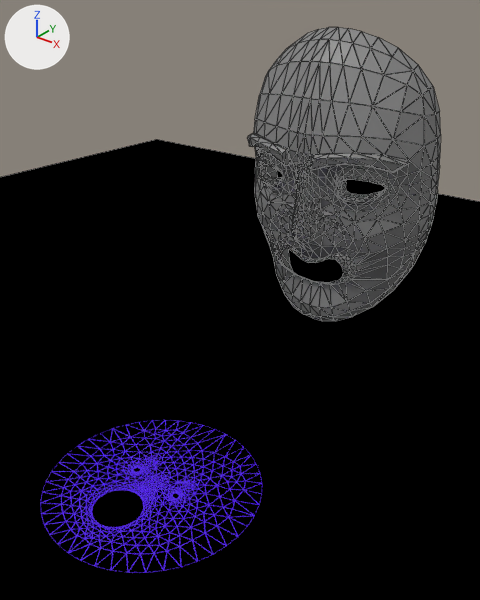
The Blender file UV_TikTok_Animations.blend, before and after one commit.
Before and after are seen from a 50 mm camera at (4.53, -4.06, 5.28) aimed at (0.19, 1.36, 1.92). The lights are fixed; the arrows at upper left show +X, +Y and +Z. Mesh edges are drawn as thin lines on the coarser meshes.

The first picture shows '3D Face', 'Plane', 'face_uv'.
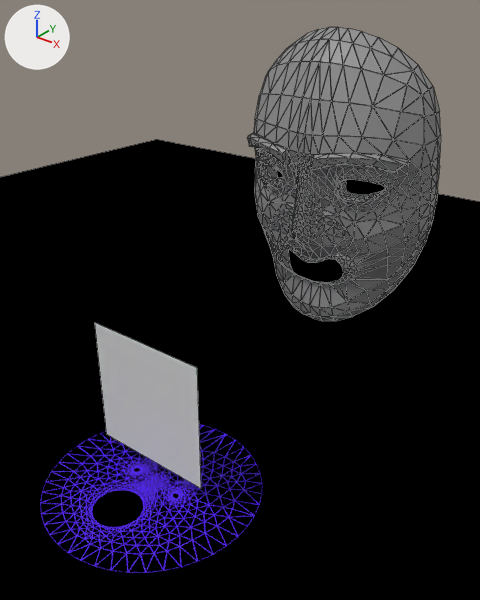
Location of each change, [x1, y1, x2, y2] in pixels of the pictures (480 x 600 px):
'World Map', added: after [95, 323, 201, 488]

Edits to the bpy script that builds the scene:
```text
Add mat_material_004:
    mat_material_004 = principled_material('Material.004')
    mat_material_004.base_color = (0.8, 0.8, 0.8)  # white #e7e7e7
    mat_material_004.roughness = 0.4
Add me_plane_001:
    me_plane_001.from_pydata([(-1.0, -1.0, 0.0), (1.0, -1.0, 0.0), (-1.0, 1.0, 0.0), (1.0, 1.0, 0.0)], [], [(0, 1, 3, 2)])
    me_plane_001.materials.append(mat_material_004)  # its picture is missing
Add ob_world_map:
    ob_world_map = bpy.data.objects.new('World Map', me_plane_001)
    ob_world_map.location = (0.0, 0.0, 1.12)
    ob_world_map.rotation_euler = (1.571, 0.0, 0.0)  # degrees (90, 0, 0)
    ob_world_map.scale = (0.752, 0.752, 0.752)
```
